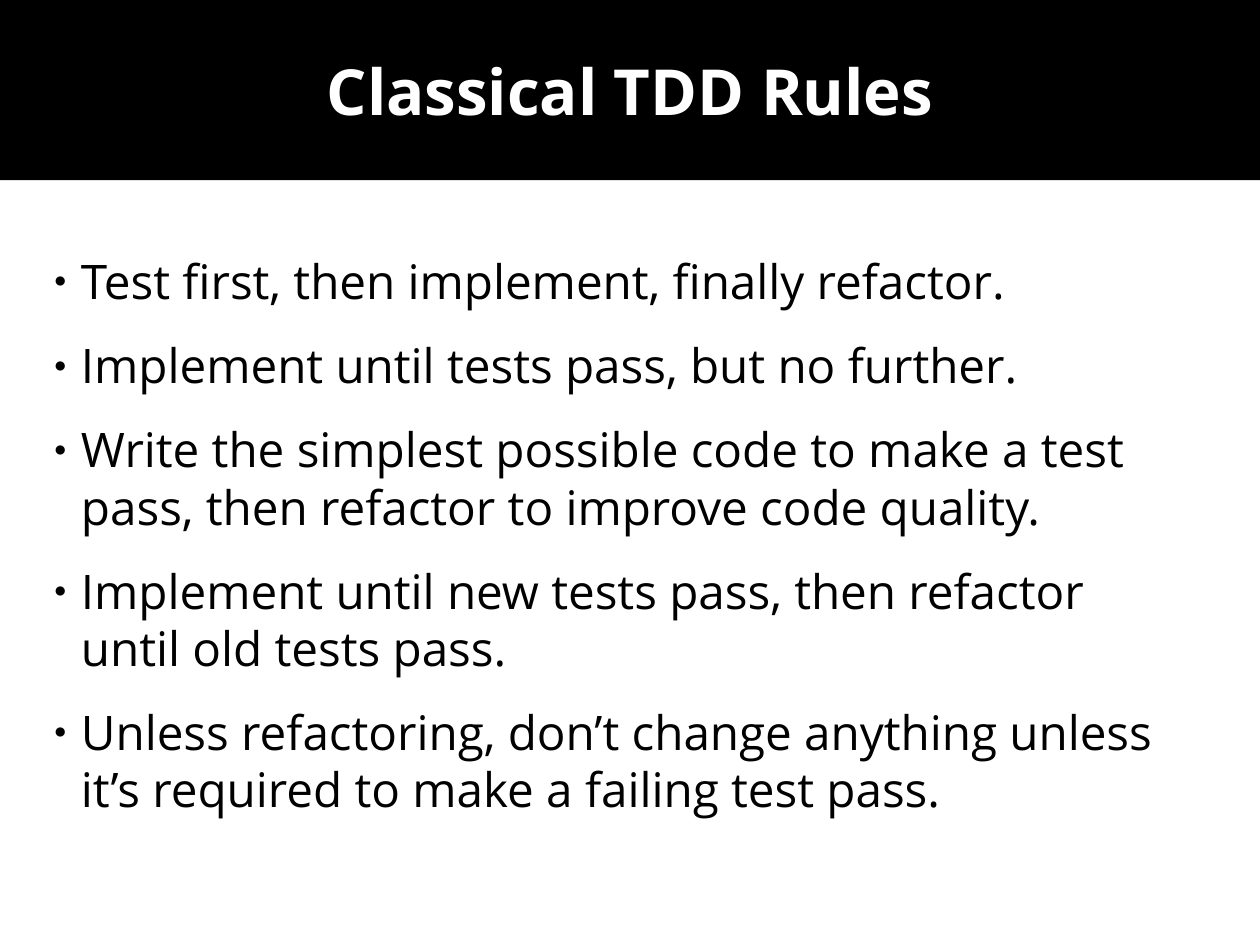
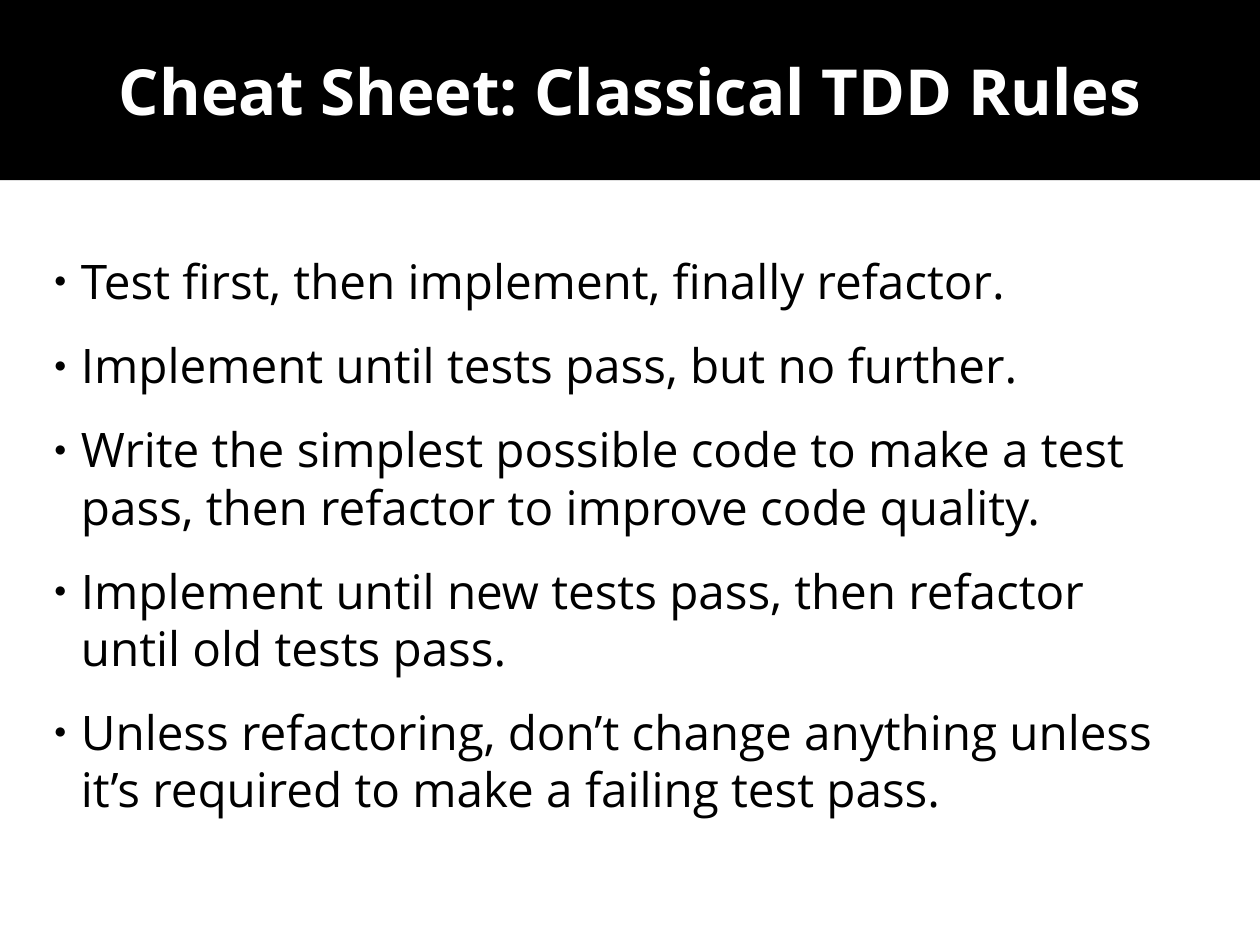
Before and after one commit to wolframroesler/Talks, a slide deck: slide 16 of tdd.odp (slide 14 before the commit). Drawn at 1260x945 pixels with LibreOffice and Linux fonts; fonts in the diff are those of the drawing. Boxes give left, top, right and bottom in pixels: in the first picture for what was removed or moved away, otherwise in the second. Text is boxed around its words. In the diff, an @@ line names an element or a change of style, - is before the commit and + after.

Commit message:
Dramatically shorten the text on the slides
This is a talk, not a blog post

```diff
--- a/tdd.odp
+++ b/tdd.odp
@@ subtitle at box(119, 66, 1141, 116): text changed @@
-Classical TDD Rules
+Cheat Sheet: Classical TDD Rules
```
Also in this commit, not shown: 13 other slides changed, 2 slides added.
